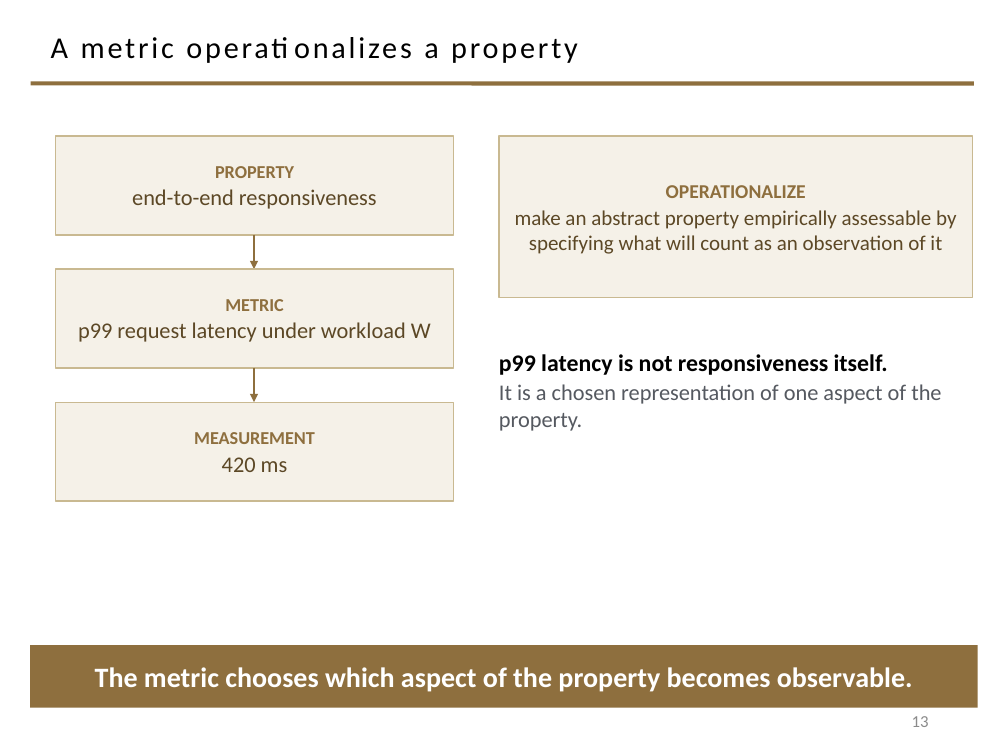
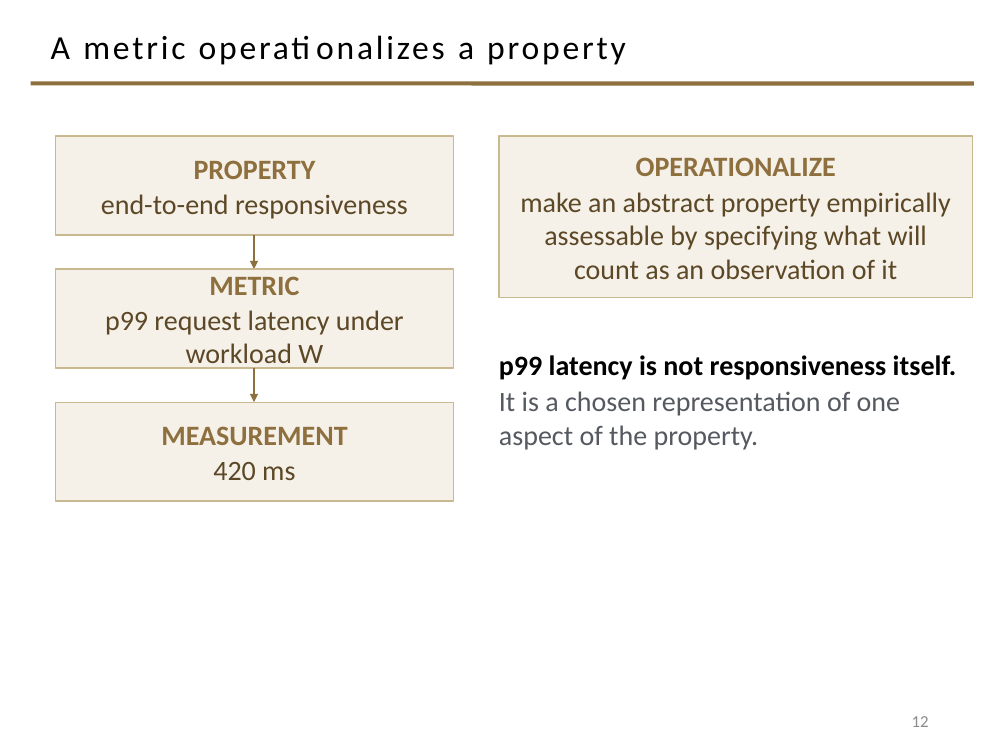
Before and after one commit to davisjam/model-based-agentic-software-engineering, a slide deck: slide 12 of course/lectures/act-1-foundations/09-engineering-decision-making-and-metrics/1-9-Engineering-Decision-Making-and-Metrics.pptx (slide 13 before the commit). Drawn at 1008x756 pixels with LibreOffice and Linux fonts; fonts in the diff are those of the drawing; background and template pictures are left out. Boxes give left, top, right and bottom in pixels: in the first picture for what was removed or moved away, otherwise in the second. Text is boxed around its words. In the diff, an @@ line names an element or a change of style, - is before the commit and + after.

```diff
--- a/course/lectures/act-1-foundations/09-engineering-decision-making-and-metrics/1-9-Engineering-Decision-Making-and-Metrics.pptx
+++ b/course/lectures/act-1-foundations/09-engineering-decision-making-and-metrics/1-9-Engineering-Decision-Making-and-Metrics.pptx
@@ title "A metric operationalizes a property" at [51,36,626,65]: size 21.6 to 24 pt @@
@@ rectangle "PROPERTY" at [55,136,454,235]: size 13 to 20 pt in "PROPERTY"; size 16 to 20 pt in "end-to-end responsiveness" @@
@@ rectangle "OPERATIONALIZE" at [499,136,973,297]: size 14 to 20 pt in "OPERATIONALIZE"; size 15 to 20 pt in "make an abstract property empirically assessable by ..." @@
@@ rectangle "METRIC" at [55,269,454,368]: size 13 to 20 pt in "METRIC"; size 16 to 20 pt in "p99 request latency under workload W" @@
@@ text "p99 latency is not responsiveness ..." at [499,355,957,450]: size 17 to 20 pt in "p99 latency is not responsiveness itself."; size 16 to 20 pt in "It is a chosen representation of one ..." @@
@@ rectangle "MEASUREMENT" at [55,402,454,501]: size 13 to 20 pt in "MEASUREMENT"; size 16 to 20 pt in "420 ms" @@
@@ rectangle removed at [30,645,978,708] @@
-The metric chooses which aspect of the property becomes observable.
@@ page number at [912,716,929,727]: text changed @@
-13
+12
```
Also in this commit, not shown: 22 other slides changed, 2 slides added, 3 slides removed, 1 other file.
